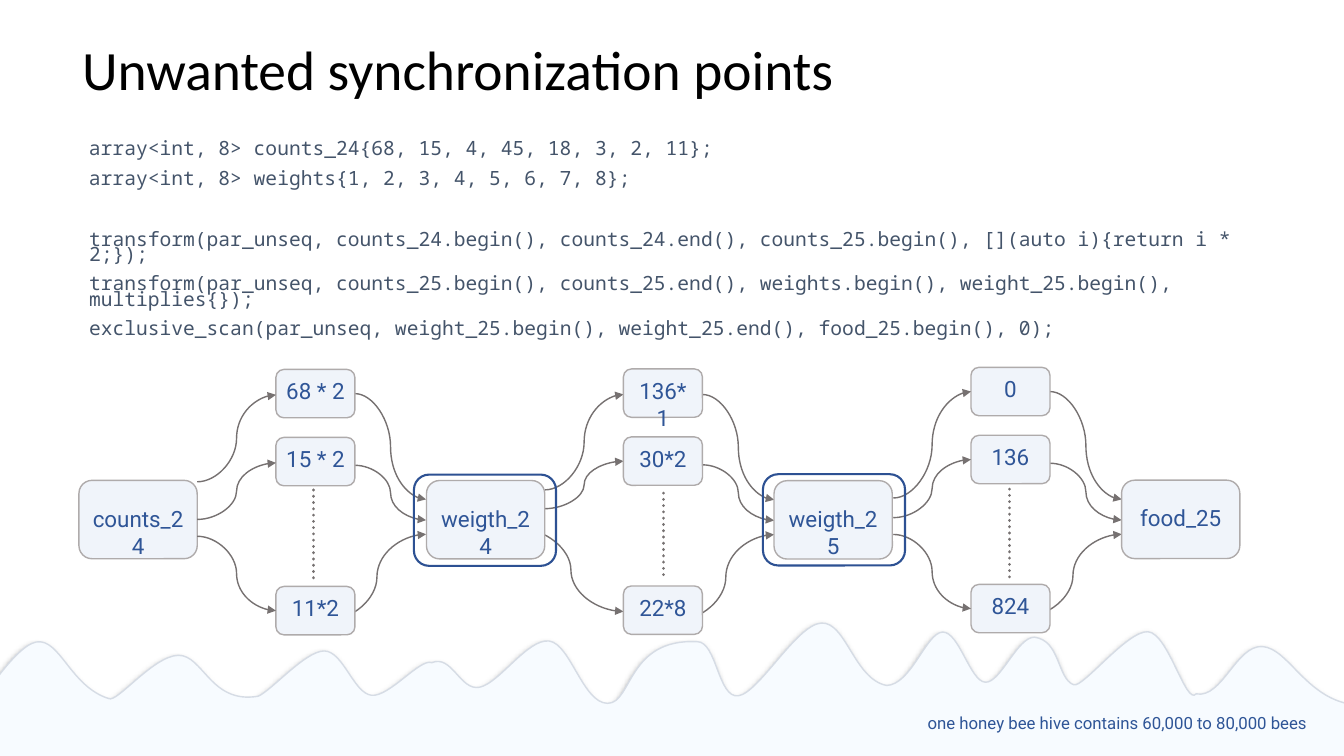
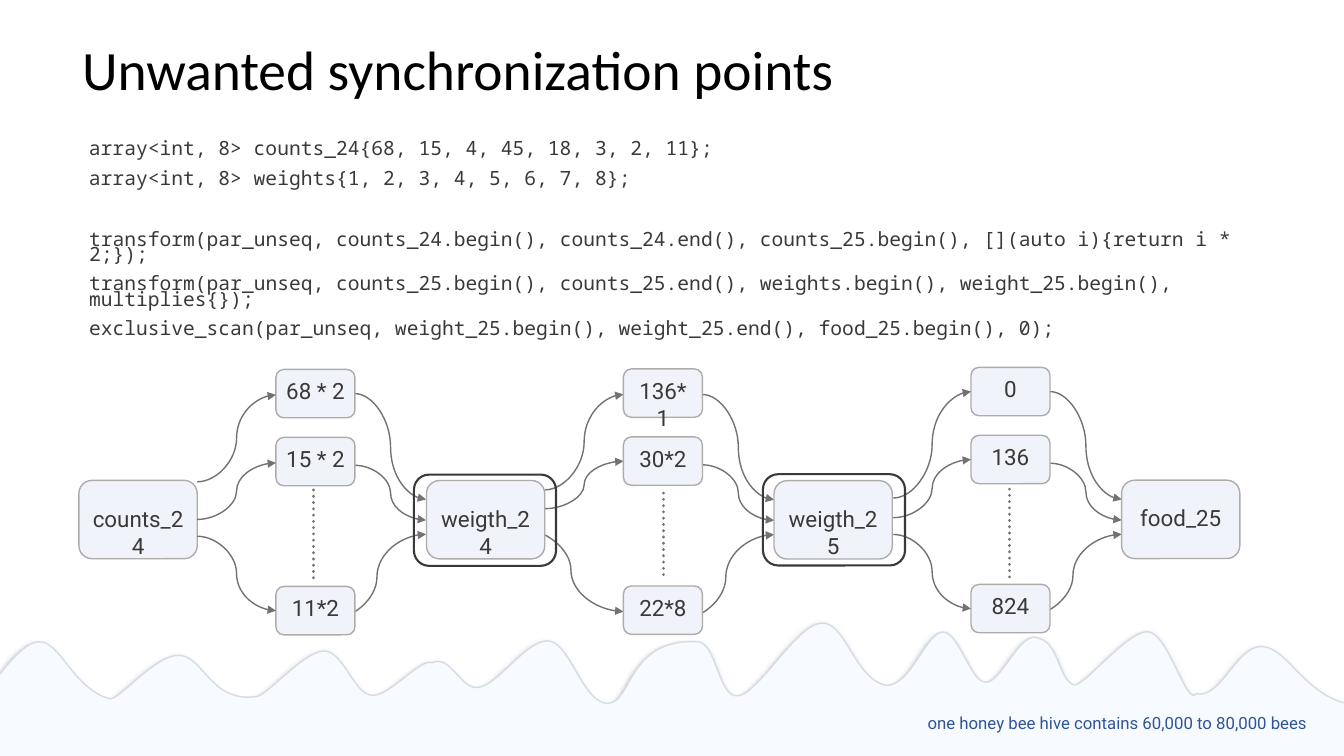
Before and after one commit to EmptySquareBubble/StoriesFromAParallelUniverse-, a slide deck: slide 28 of stories_from_a_paralel_universe.pptx. Drawn at 1344x756 pixels with LibreOffice and Linux fonts; fonts in the diff are those of the drawing. Boxes give left, top, right and bottom in pixels: in the first picture for what was removed or moved away, otherwise in the second. Text is boxed around its words. In the diff, an @@ line names an element or a change of style, - is before the commit and + after.

Commit message:
formatting

```diff
--- a/stories_from_a_paralel_universe.pptx
+++ b/stories_from_a_paralel_universe.pptx
@@ text "array<int, 8> counts_24{68, 15, 4, ..." at box(89, 140, 713, 190): text colour #44546A to #3B3838 @@
@@ text "transform(par_unseq, counts_24.begin(), counts_24.end(), cou ..." at box(89, 231, 1207, 340): text colour #44546A to #3B3838 @@
@@ rounded rectangle at box(414, 475, 557, 567): outline #2D5193 1.5 pt to #3B3838 1.5 pt @@
@@ rounded rectangle at box(763, 474, 905, 566): outline #2D5193 1.5 pt to #3B3838 1.5 pt @@
@@ text colour #2F5597 to #3B3838 in 13 elements at box(93, 511, 184, 529), box(286, 383, 345, 399), box(292, 600, 339, 616), box(286, 451, 345, 467), box(639, 383, 686, 426), box(639, 600, 686, 616), box(639, 451, 686, 467), box(1004, 381, 1017, 397), box(992, 598, 1030, 614), box(992, 449, 1030, 465), box(441, 510, 530, 532), box(789, 510, 878, 532), box(1140, 509, 1221, 528) @@
```
Also in this commit, not shown: 27 other slides changed, 1 slide added.
